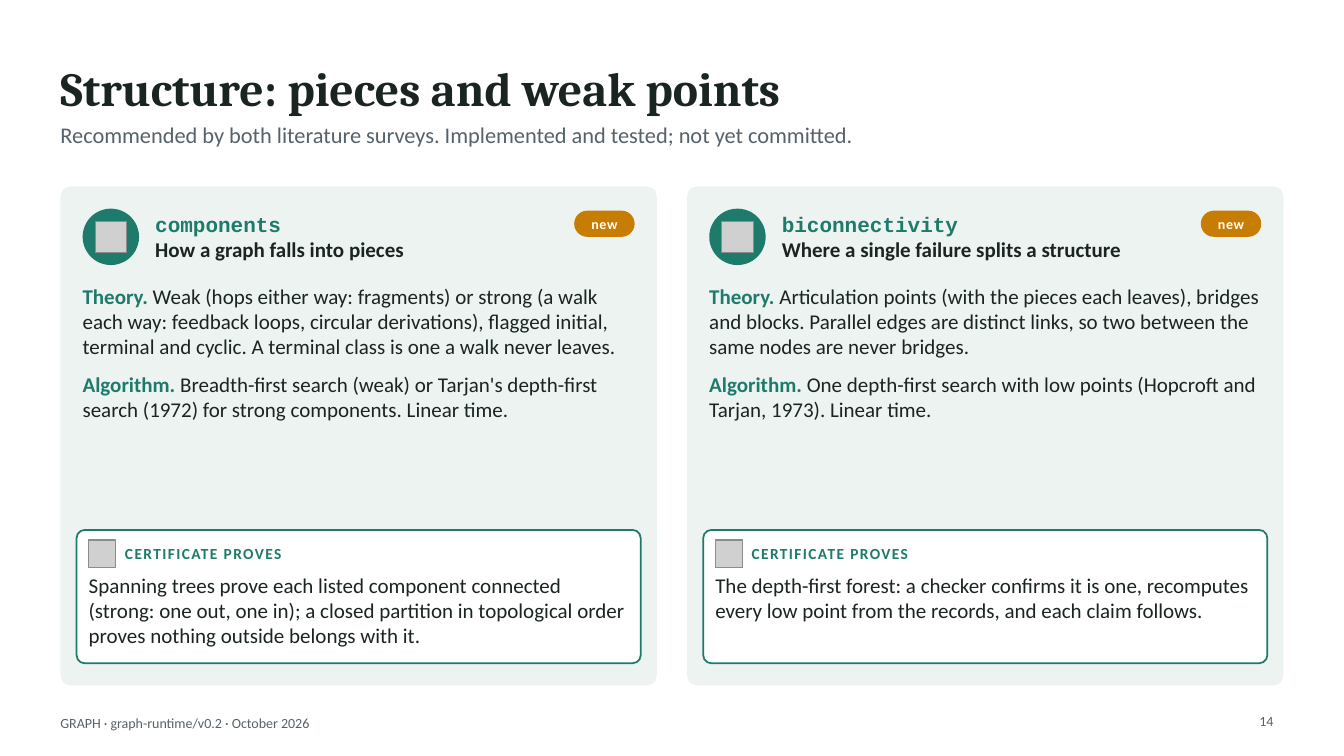
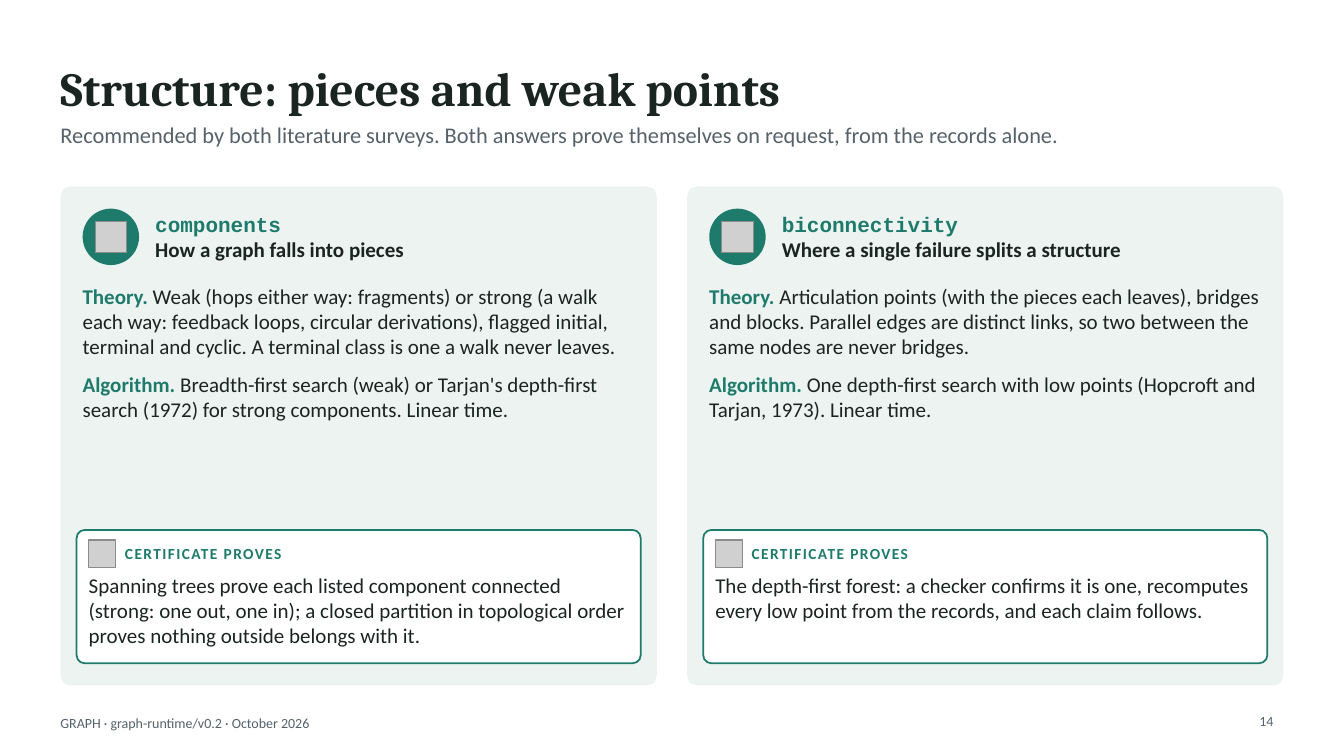
Before and after one commit to hlxin/graph, a slide deck: slide 14 of docs/GRAPH_slides.pptx. Drawn at 1344x756 pixels with LibreOffice and Linux fonts; fonts in the diff are those of the drawing; grey boxes stand for pictures. Boxes give left, top, right and bottom in pixels: in the first picture for what was removed or moved away, otherwise in the second. Text is boxed around its words. In the diff, an @@ line names an element or a change of style, - is before the commit and + after.

```diff
--- a/docs/GRAPH_slides.pptx
+++ b/docs/GRAPH_slides.pptx
@@ text at (60,127,1058,147): text changed @@
-Recommended by both literature surveys. Implemented and tested; not yet committed.
+Recommended by both literature surveys. Both answers prove themselves on request, from the records alone.
@@ rounded rectangle removed at (575,211,635,237) @@
-new
@@ rounded rectangle removed at (1201,211,1261,237) @@
-new
```
Also in this commit, not shown: 8 other slides changed, 1 slide added, 3 other files.
